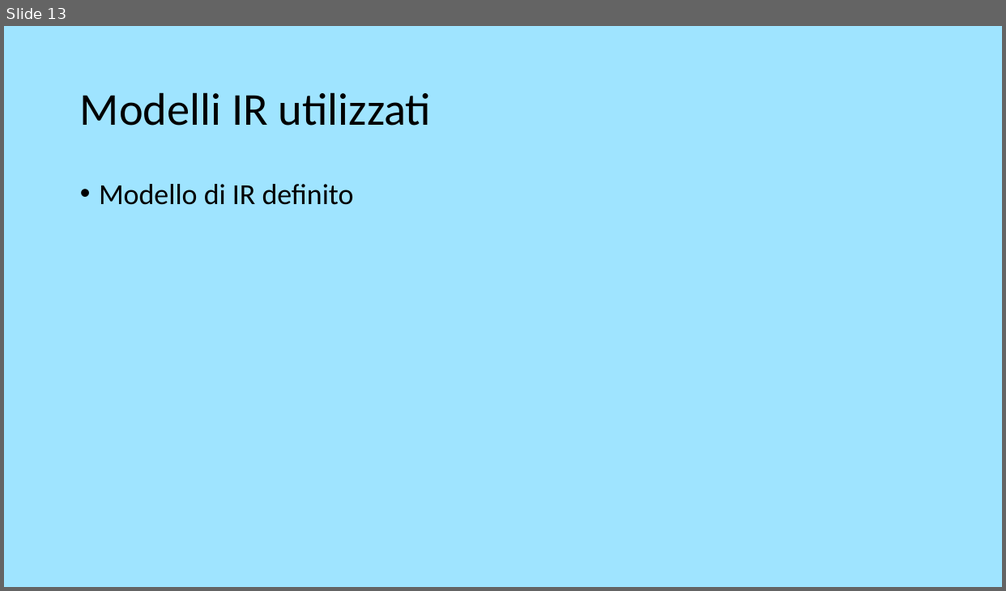
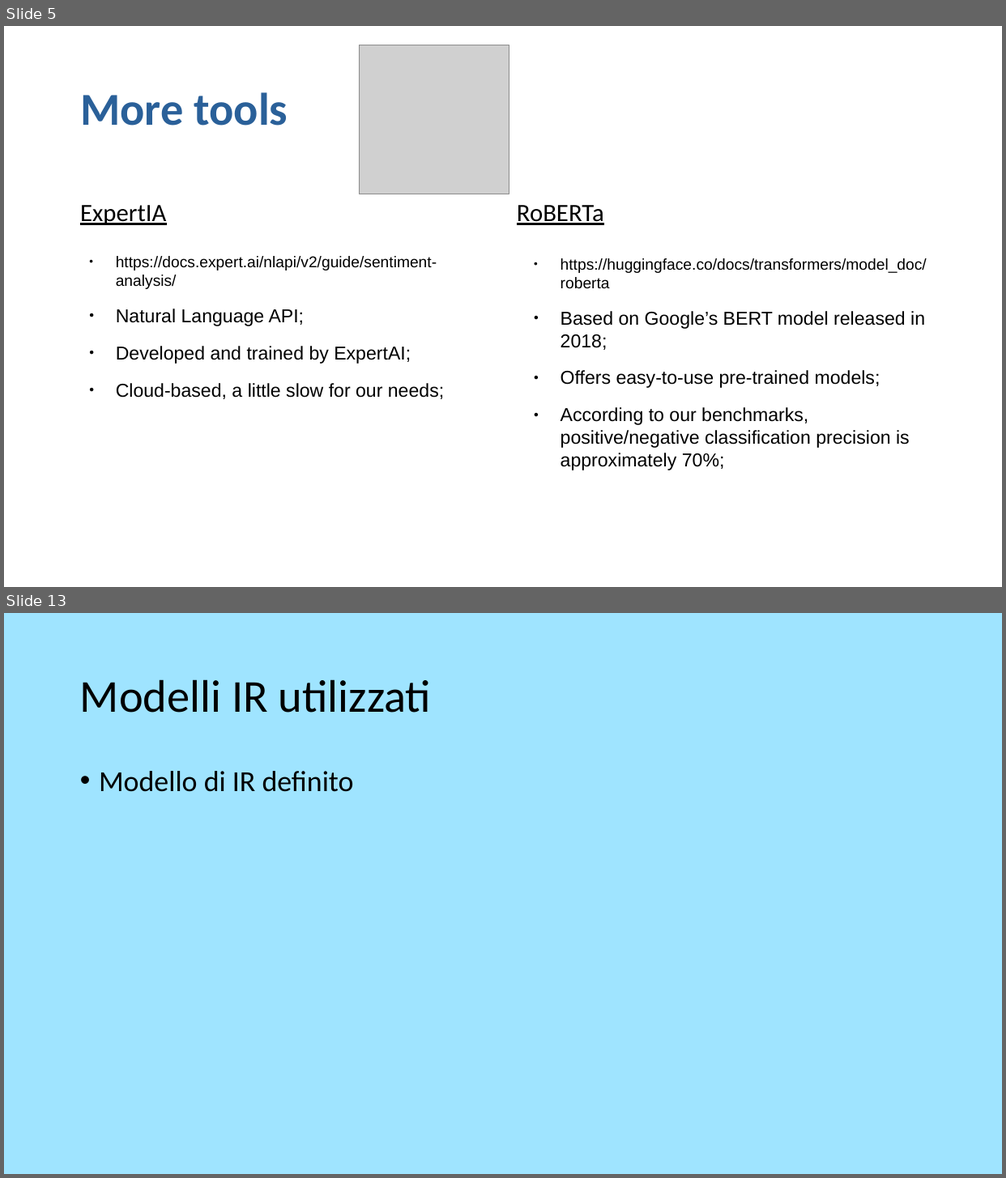
Before and after one commit to theElandor/Progetto3.0, a slide deck: 1PresentazioneGI.odp. Shown one above the other, each under a label of ours: slide 13 before the commit, slides 5 and 13 after it; the slides between them are not shown. The pictures are 1006x591 and 1006x1178 pixels, drawn with LibreOffice and Linux fonts; fonts in the diff are those of the drawing; grey boxes stand for pictures. Boxes give left, top, right and bottom in pixels: in the first picture for what was removed or moved away, otherwise in the second. Text is boxed around its words. In the diff, an @@ line names an element or a change of style, - is before the commit and + after.

```diff
--- a/1PresentazioneGI.odp
+++ b/1PresentazioneGI.odp
@@ slide 5 added at box(4, 26, 1002, 587), background #FFFFFF @@
@@ picture added at box(360, 45, 509, 194) @@
@@ title added at box(80, 92, 288, 126), 44 pt, text #2A6099, bold @@
+More tools
@@ text added at box(80, 205, 166, 225), 24 pt, text #000000, underline @@
+ExpertIA
@@ text added at box(517, 205, 604, 225), 24 pt, text #000000, underline @@
+RoBERTa
@@ text added at box(116, 256, 444, 399), 18 pt, text #000000 @@
+● https://docs.expert.ai/nlapi/v2/guide/sentiment-analysis/
+● Natural Language API;
+● Developed and trained by ExpertAI;
+● Cloud-based, a little slow for our needs;
@@ text added at box(560, 258, 927, 471), 18 pt, text #000000 @@
+● https://huggingface.co/docs/transformers/model_doc/roberta
+● Based on Google’s BERT model released in 2018;
+● Offers easy-to-use pre-trained models;
+● According to our benchmarks, positive/negative classification precision is approximately 70%;
```
Also in this commit, not shown: 1 slide changed, 10 other slides added, 14 slides removed, 13 other files.
